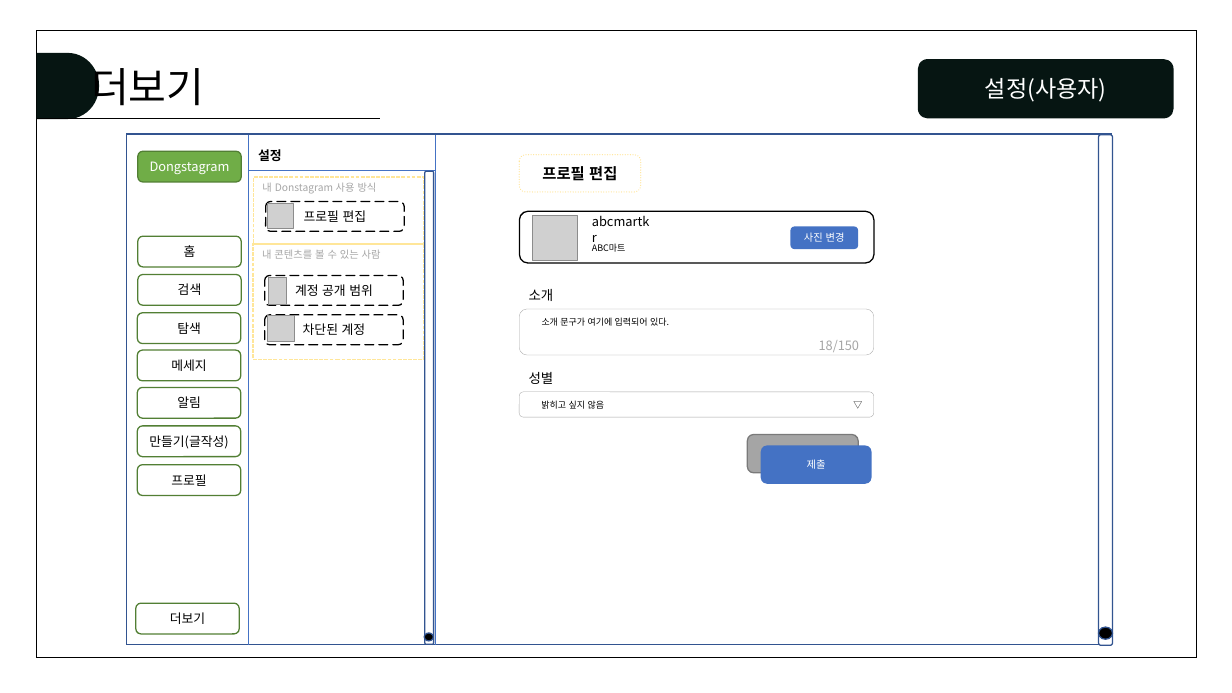
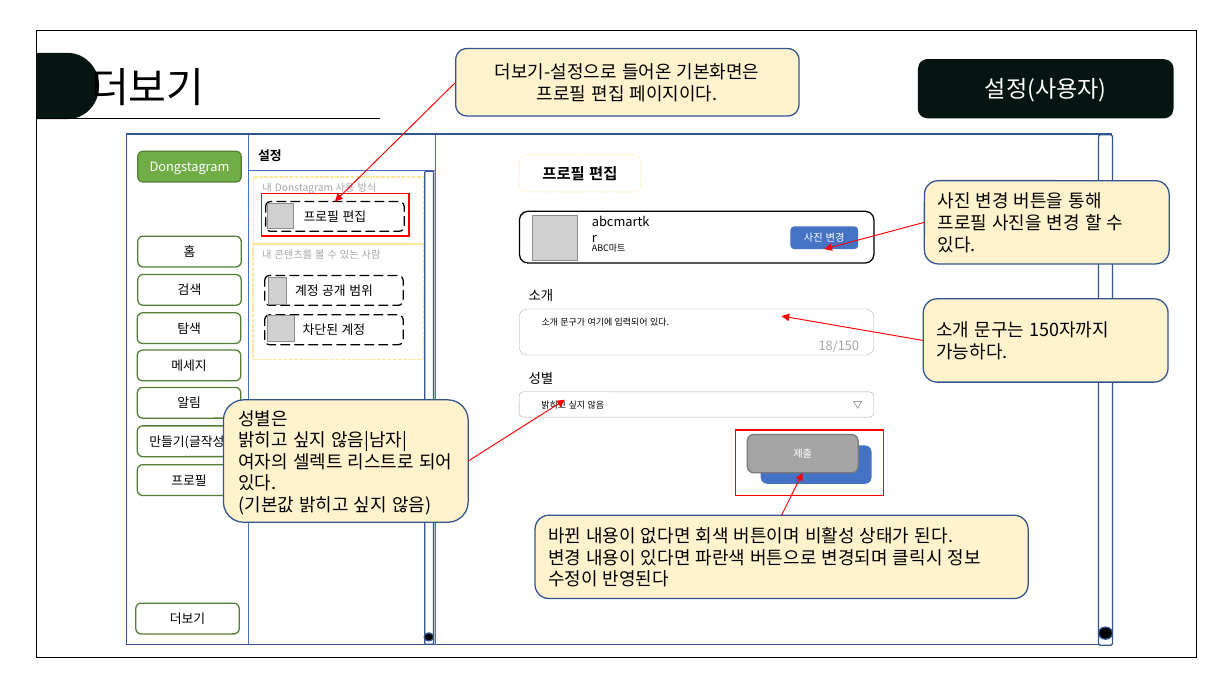
Before and after one commit to juhyeonjong2/DongStagram, a slide deck: slide 34 of Documents/5. 설계/2. 스토리보드/화면설계서.pptx. Drawn at 1232x693 pixels with LibreOffice and Linux fonts; fonts in the diff are those of the drawing; grey boxes stand for pictures. Boxes give left, top, right and bottom in pixels: in the first picture for what was removed or moved away, otherwise in the second. Text is boxed around its words. In the diff, an @@ line names an element or a change of style, - is before the commit and + after.

Commit message:
스토리보드 작업중
 - 관리자 페이지 작업중

```diff
--- a/Documents/5. 설계/2. 스토리보드/화면설계서.pptx
+++ b/Documents/5. 설계/2. 스토리보드/화면설계서.pptx
@@ rounded rectangle added at <box>456,49,799,116</box>, fill #FFF2CC, outline #325491 1 pt, 14 pt, text #000000 @@
+더보기-설정으로 들어온 기본화면은 프로필 편집 페이지이다.
@@ arrow added from (456, 82) to (335, 201), #FF0000 0.75 pt @@
@@ rectangle added at <box>262,194,409,237</box>, outline #FF0000 1 pt @@
@@ rounded rectangle added at <box>924,181,1169,264</box>, fill #FFF2CC, outline #325491 1 pt, 14 pt, text #000000 @@
+사진 변경 버튼을 통해 프로필 사진을 변경 할 수 있다.
@@ arrow added from (924, 223) to (824, 250), #FF0000 0.75 pt @@
@@ rounded rectangle added at <box>923,299,1168,382</box>, fill #FFF2CC, outline #325491 1 pt, 14 pt, text #000000 @@
+소개 문구는 150자까지 가능하다.
@@ arrow added from (923, 341) to (782, 316), #FF0000 0.75 pt @@
@@ rounded rectangle added at <box>224,400,469,523</box>, fill #FFF2CC, outline #325491 1 pt, 14 pt, text #000000 @@
+성별은
+밝히고 싶지 않음|남자|여자의 셀렉트 리스트로 되어 있다.
+(기본값 밝히고 싶지 않음)
@@ arrow added from (469, 461) to (565, 400), #FF0000 0.75 pt @@
@@ rectangle added at <box>736,430,884,495</box>, outline #FF0000 1 pt @@
@@ arrow added from (782, 516) to (803, 473), #FF0000 0.75 pt @@
@@ rounded rectangle added at <box>535,516,1029,599</box>, fill #FFF2CC, outline #325491 1 pt, 14 pt, text #000000 @@
+바뀐 내용이 없다면 회색 버튼이며 비활성 상태가 된다.
+변경 내용이 있다면 파란색 버튼으로 변경되며 클릭시 정보 수정이 반영된다
```
Also in this commit, not shown: 1 other slide changed, 4 slides added.
